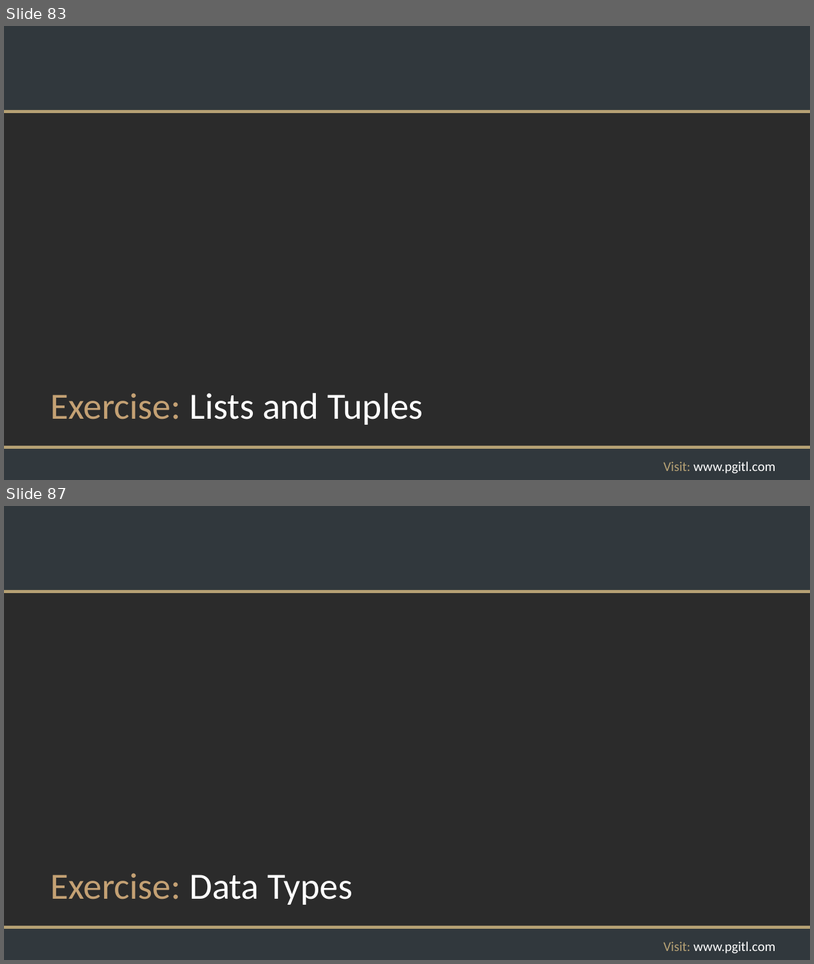
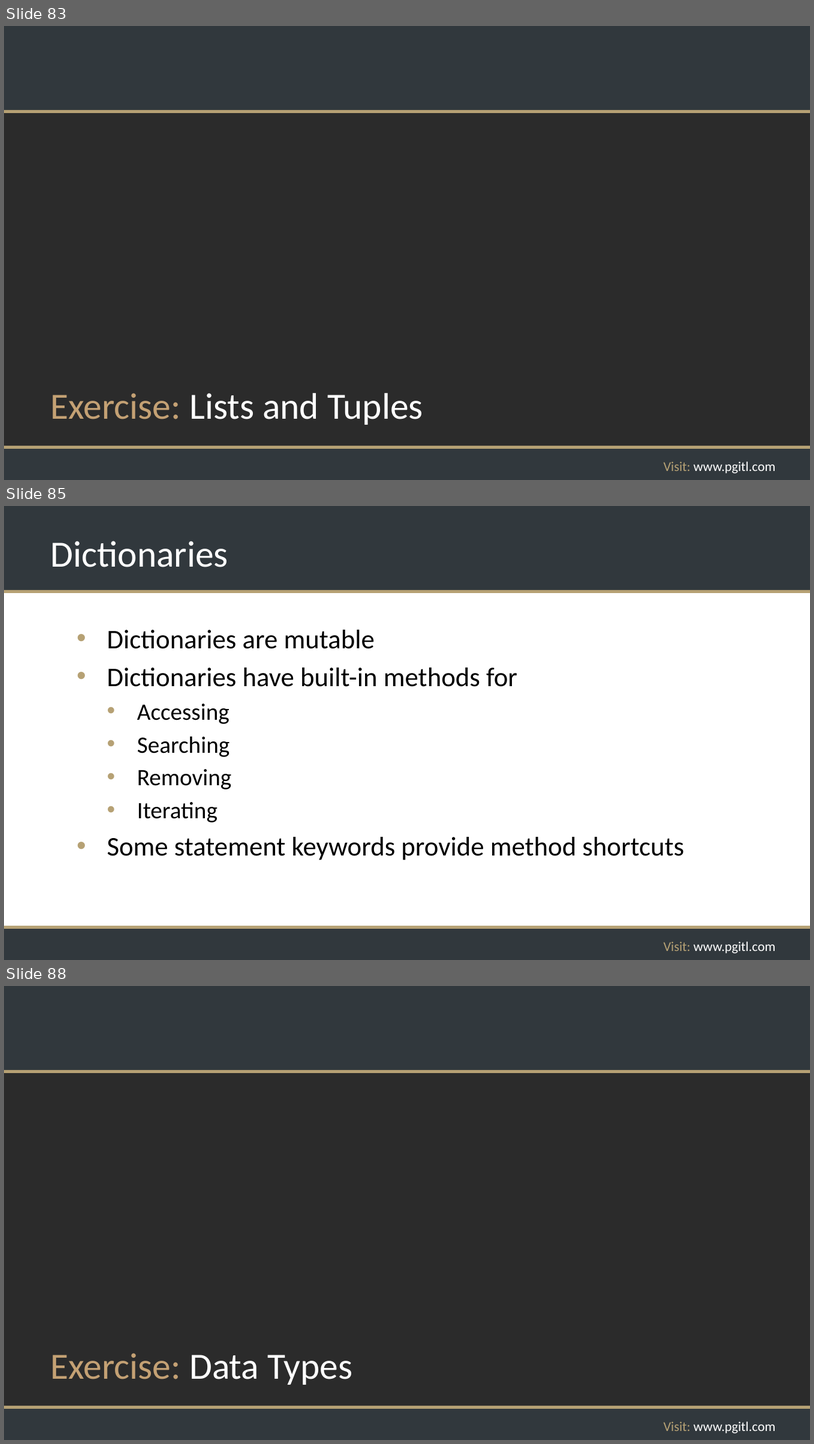
Before and after one commit to rikkouri/project-a, a slide deck: Programming Foundations.pptx. Shown one above the other, each under a label of ours: slides 83 and 87 before the commit, slides 83, 85 and 88 after it; the slides between them are not shown. The pictures are 814x964 and 814x1444 pixels, drawn with LibreOffice and Linux fonts; fonts in the diff are those of the drawing; background and template pictures are left out; a plain dark background stands for a picture behind light text. Boxes give left, top, right and bottom in pixels: in the first picture for what was removed or moved away, otherwise in the second. Text is boxed around its words. In the diff, an @@ line names an element or a change of style, - is before the commit and + after.

Commit message:
Improved slides on dictionaries

```diff
--- a/Programming Foundations.pptx
+++ b/Programming Foundations.pptx
@@ slide 85 added at [4, 506, 810, 960], background #FFFFFF; not listed: 5 template elements that a slide beside it also shows @@
@@ title added at [50, 541, 228, 567], 44 pt, text #FFFFFF @@
+Dictionaries
@@ text added at [107, 630, 684, 860], 32 pt, text #000000 @@
+• Dictionaries are mutable
+• Dictionaries have built-in methods for
+  • Accessing
+  • Searching
+  • Removing
+  • Iterating
+• Some statement keywords provide method shortcuts
@@ what was slide 87 is now slide 88 @@
```
Also in this commit, not shown: 7 slides changed, 1 other slide added, 1 slide removed.
